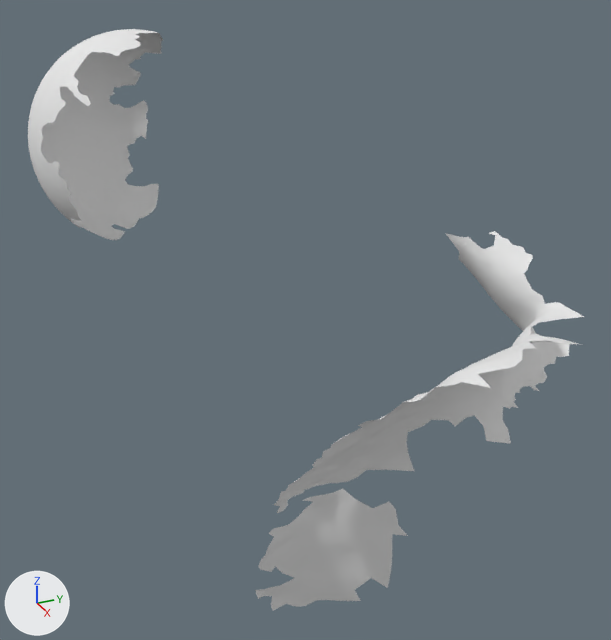
Renders of the OBJ model res/tangential2/LargeSphere_tangential_02.000050.obj from each side of a commit.
One viewpoint serves both versions: a 50 mm lens placed at (1122.0, -742.0, 325.0), pointed at (217.0, -334.0, -128.0). Lighting does not change. The marker at lower left points along +X, +Y and +Z. Where no turn or scale is listed for an object, it has been applied to the vertices.

Objects in the first picture: 'LargeSphere_tangential_02.000050'.
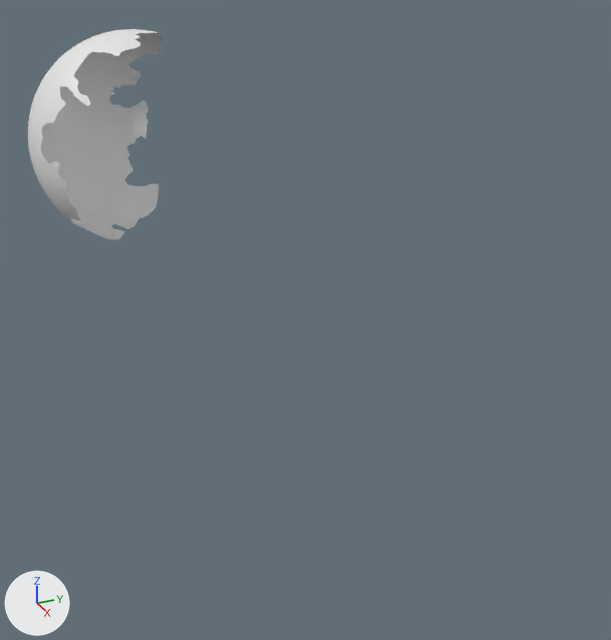
What changed in the scene script:
```text
Change me_largesphere_tangential_02_000050:
    where me_largesphere_tangential_02_000050.from_pydata(...)  # 11300 vertices, 22183 faces; spans x -218.0..621.0, y -614.0..-53.0, z -399.0..207.0
    used by ob_largesphere_tangential_02_000050; location = (0.0, 0.0, 0.0)
    remove me_largesphere_tangential_02_000050.materials.append(mat_largesphere_tangential_02_000050)  # white #e7e7e7
    me_largesphere_tangential_02_000050 part 1: the loose piece of 2309 vertices spanning x 283.0..621.0, y -479.0..-53.0, z -230.0..0.0 is deleted
    me_largesphere_tangential_02_000050 part 2: the loose piece of 210 vertices spanning x 410.0..481.0, y -486.0..-329.0, z -399.0..-219.0 is deleted
```

Where the change shows, as pixel boxes [x1, y1, x2, y2] in the pictures (611 x 640 px):
'LargeSphere_tangential_02.000050', reshaped (76% narrower, 64% shorter)
    before: [28, 29, 584, 611]
    after: [28, 29, 163, 240]
part 1 of me_largesphere_tangential_02_000050, deleted
    before: [274, 231, 584, 513]
part 2 of me_largesphere_tangential_02_000050, deleted
    before: [255, 488, 408, 611]
